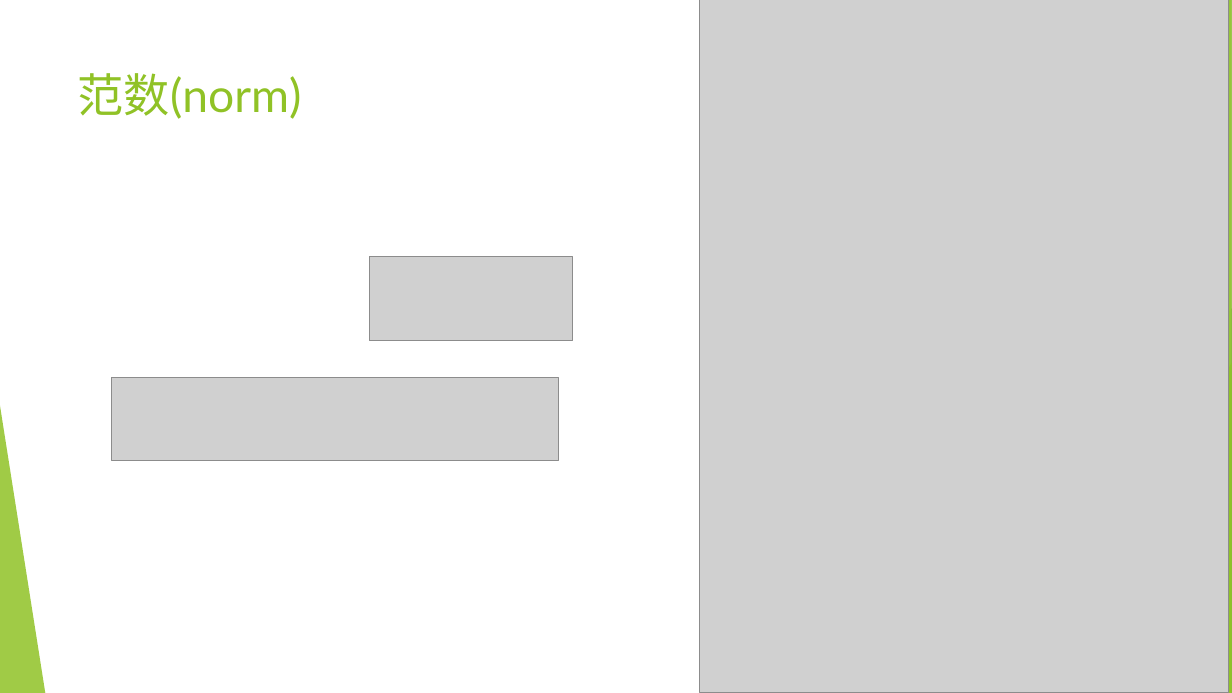
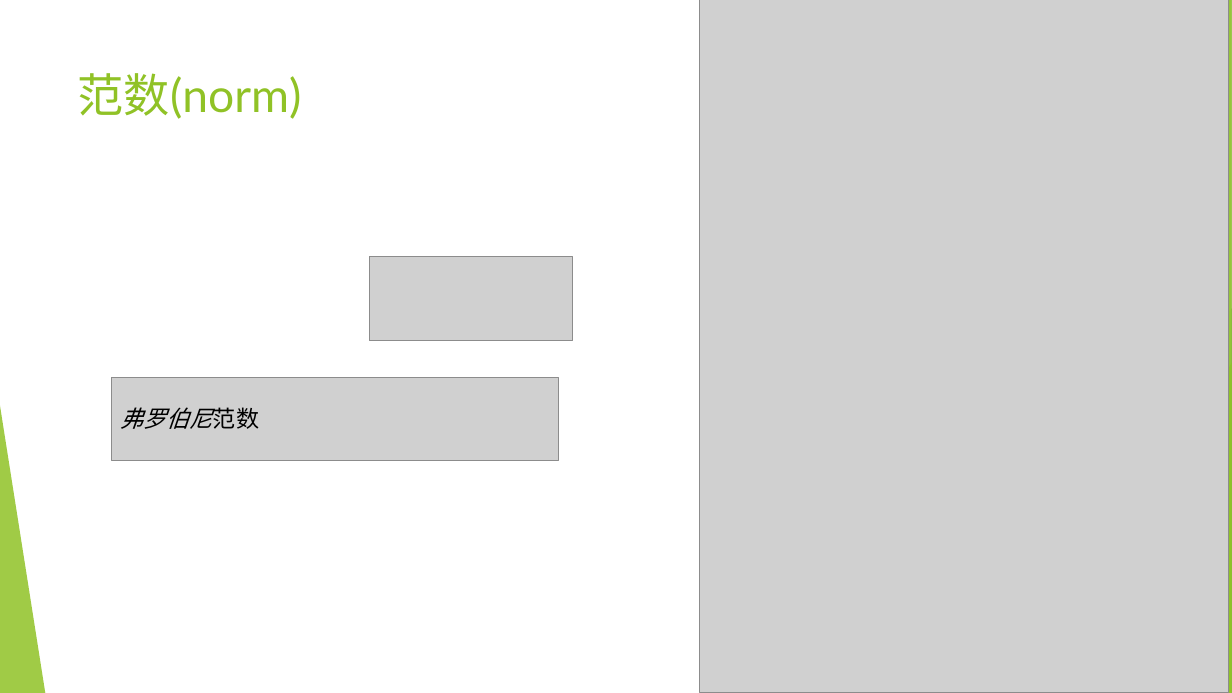
Before and after one commit to wangyi-fudan/BIOL130173, a slide deck: slide 26 of 1_linear_algebra.pptx. Drawn at 1232x693 pixels with LibreOffice and Linux fonts; fonts in the diff are those of the drawing; grey boxes stand for pictures. Boxes give left, top, right and bottom in pixels: in the first picture for what was removed or moved away, otherwise in the second. Text is boxed around its words. In the diff, an @@ line names an element or a change of style, - is before the commit and + after.

```diff
--- a/1_linear_algebra.pptx
+++ b/1_linear_algebra.pptx
@@ text added at (121, 407, 259, 429), 18 pt, text #000000, italic @@
+弗罗伯尼范数
```
Also in this commit, not shown: 1 other slide changed.
